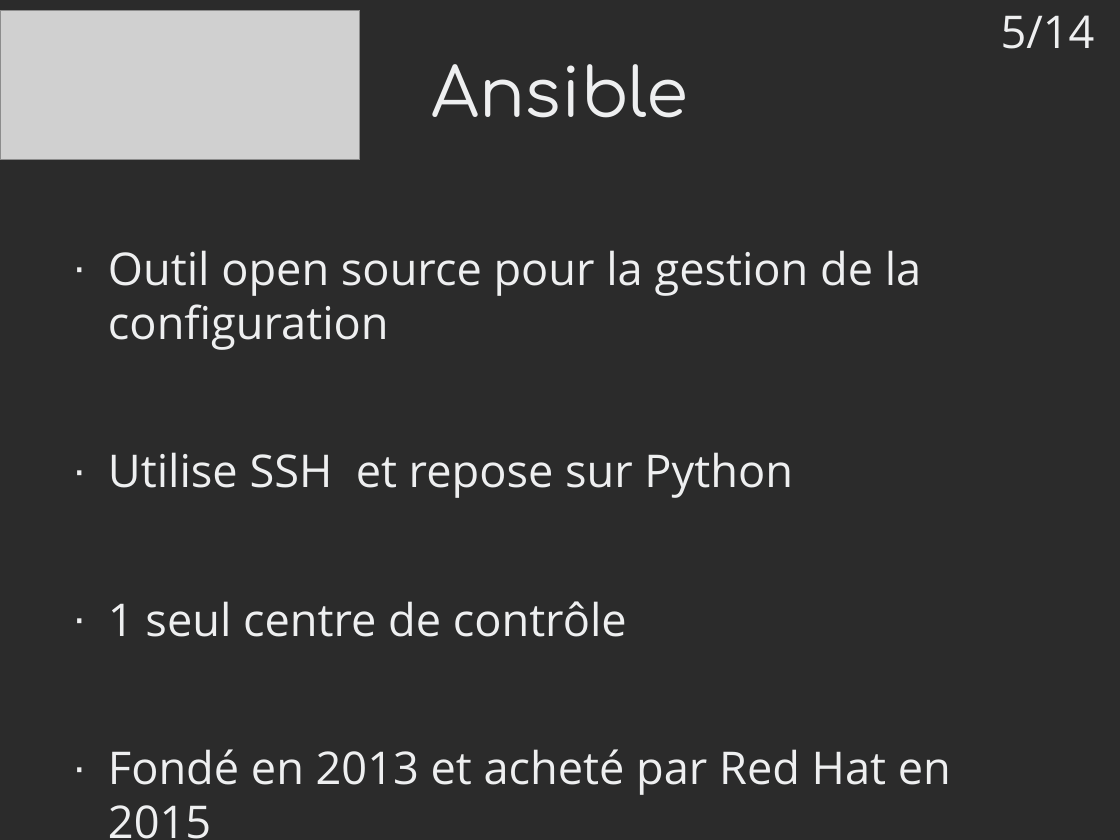
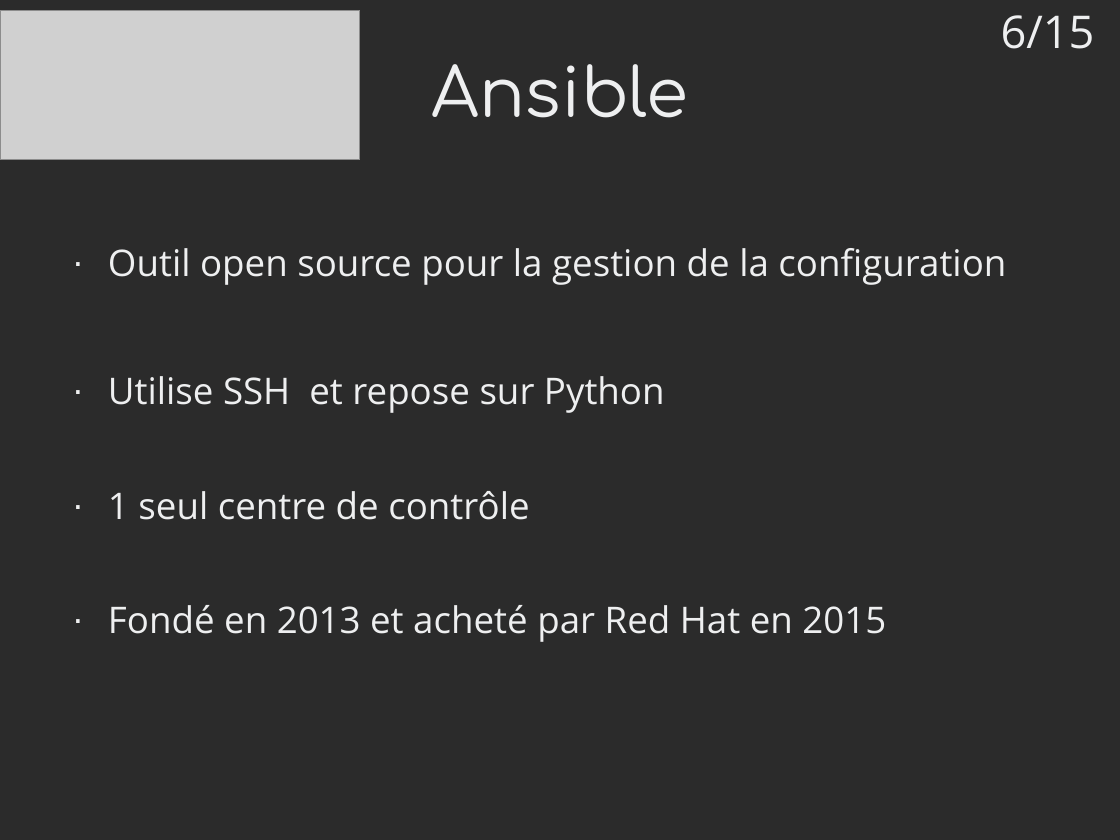
Before and after one commit to mrwormo/rapport_de_stage, a slide deck: slide 6 of files/prez.odp (slide 5 before the commit). Drawn at 1120x840 pixels with LibreOffice and Linux fonts; fonts in the diff are those of the drawing; grey boxes stand for pictures; background and template pictures are left out; a plain dark background stands for a picture behind light text. Boxes give left, top, right and bottom in pixels: in the first picture for what was removed or moved away, otherwise in the second. Text is boxed around its words. In the diff, an @@ line names an element or a change of style, - is before the commit and + after.

```diff
--- a/files/prez.odp
+++ b/files/prez.odp
@@ text at box(1001, 15, 1095, 49): text changed @@
-5/14
+6/15
@@ text "Outil open source pour la ..." at box(108, 248, 1006, 642): size 32 to 26 pt @@
```
Also in this commit, not shown: 11 other slides changed, 3 slides added, 2 slides removed, 2 other files.
